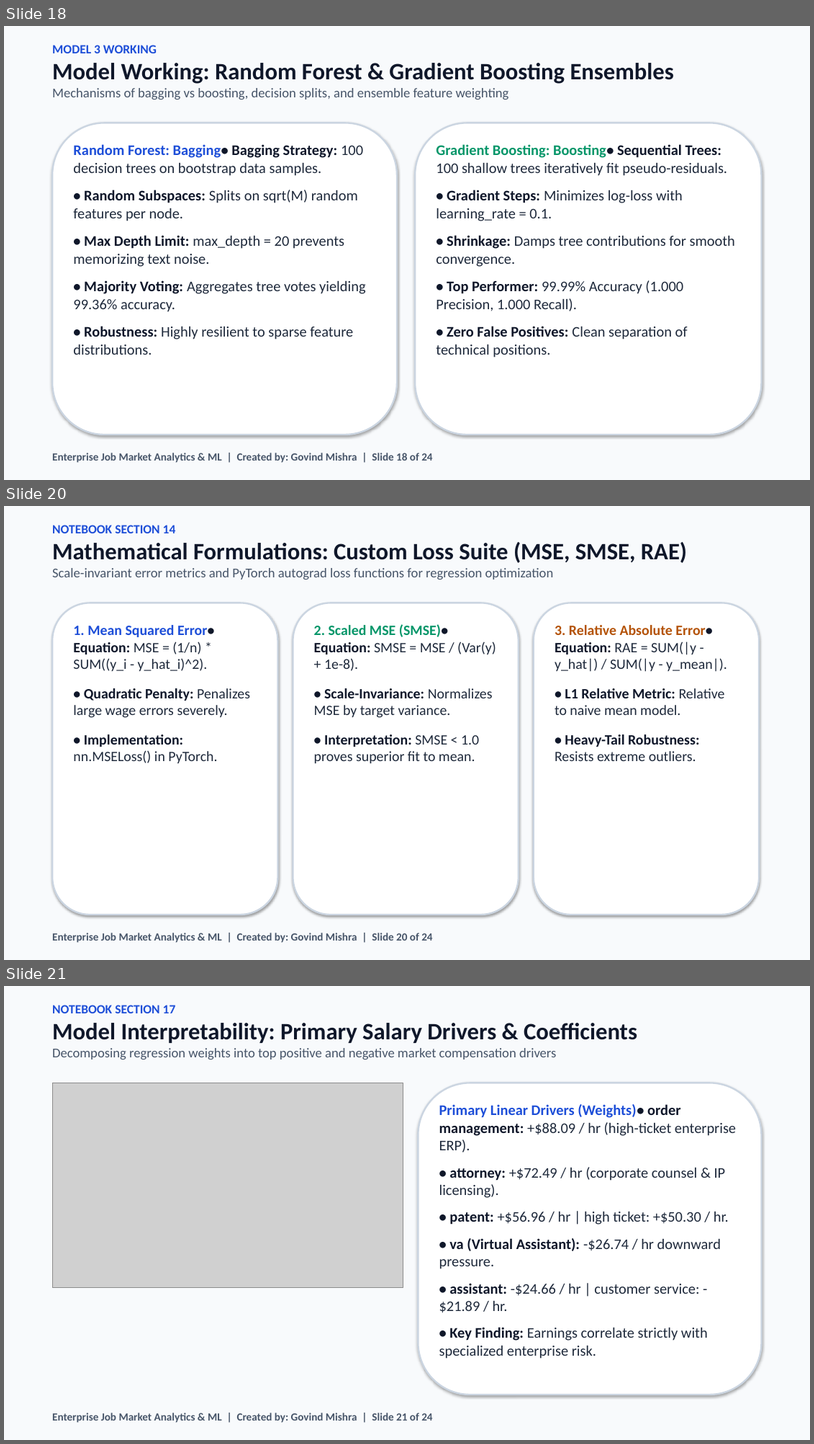
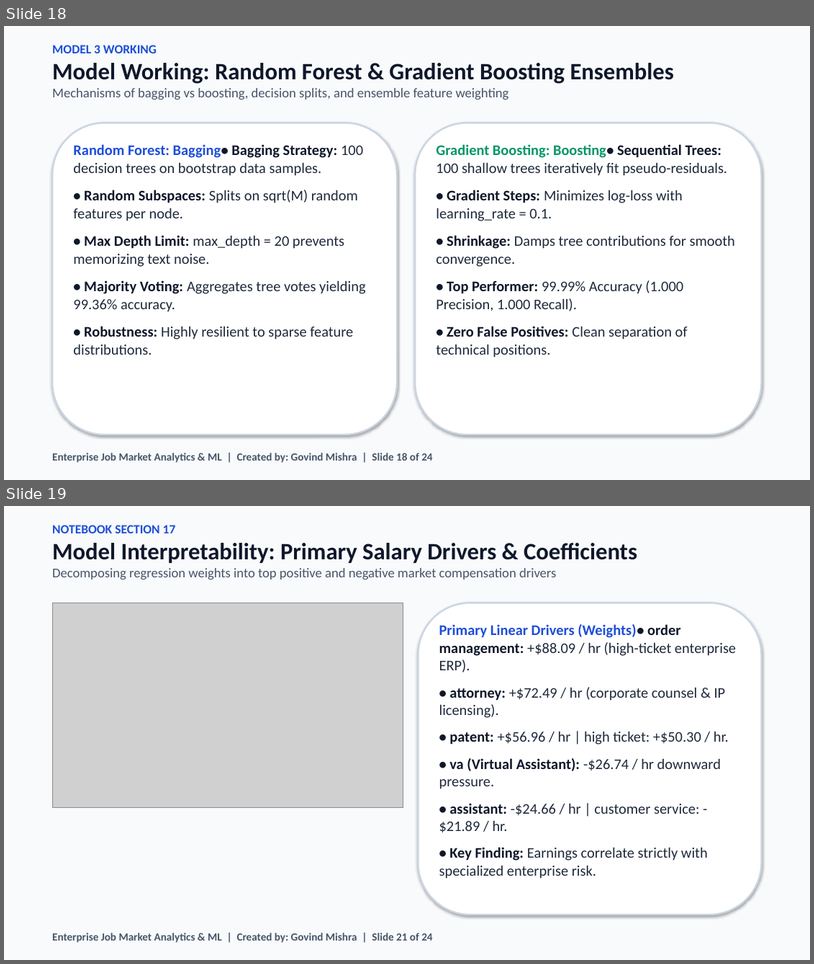
Before and after one commit to govindmishra022-sys/project_8, a slide deck: Job_Market_Analytics_Executive_Presentation.pptx. Shown one above the other, each under a label of ours: slides 18, 20 and 21 before the commit, slides 18 and 19 after it; the slides between them are not shown. The pictures are 814x1444 and 814x964 pixels, drawn with LibreOffice and Linux fonts; fonts in the diff are those of the drawing; grey boxes stand for pictures. Boxes give left, top, right and bottom in pixels: in the first picture for what was removed or moved away, otherwise in the second. Text is boxed around its words. In the diff, an @@ line names an element or a change of style, - is before the commit and + after.

```diff
--- a/Job_Market_Analytics_Executive_Presentation.pptx
+++ b/Job_Market_Analytics_Executive_Presentation.pptx
@@ slide 20 removed at box(4, 506, 810, 960), background #FFFFFF @@
@@ rectangle removed at box(4, 506, 810, 960) @@
@@ text removed at box(52, 525, 687, 579) @@
-NOTEBOOK SECTION 14
-Mathematical Formulations: Custom Loss Suite (MSE, SMSE, RAE)
-Scale-invariant error metrics and PyTorch autograd loss functions for regression optimization
@@ rounded rectangle removed at box(52, 602, 278, 914) @@
@@ rounded rectangle removed at box(293, 602, 519, 914) @@
@@ rounded rectangle removed at box(534, 602, 759, 914) @@
@@ text removed at box(73, 625, 250, 764) @@
-1. Mean Squared Error• Equation: MSE = (1/n) * SUM((y_i - y_hat_i)^2).
-• Quadratic Penalty: Penalizes large wage errors severely.
-• Implementation: nn.MSELoss() in PyTorch.
@@ text removed at box(314, 624, 496, 764) @@
-2. Scaled MSE (SMSE)• Equation: SMSE = MSE / (Var(y) + 1e-8).
-• Scale-Invariance: Normalizes MSE by target variance.
-• Interpretation: SMSE < 1.0 proves superior fit to mean.
@@ text removed at box(555, 625, 728, 761) @@
-3. Relative Absolute Error• Equation: RAE = SUM(|y - y_hat|) / SUM(|y - y_mean|).
-• L1 Relative Metric: Relative to naive mean model.
-• Heavy-Tail Robustness: Resists extreme outliers.
@@ text removed at box(52, 932, 432, 942) @@
-Enterprise Job Market Analytics & ML | Created by: Govind Mishra | Slide 20 of 24
@@ what was slide 21 is now slide 19 @@
```
Also in this commit, not shown: 2 slides changed, 1 other slide removed, 1 other file.
